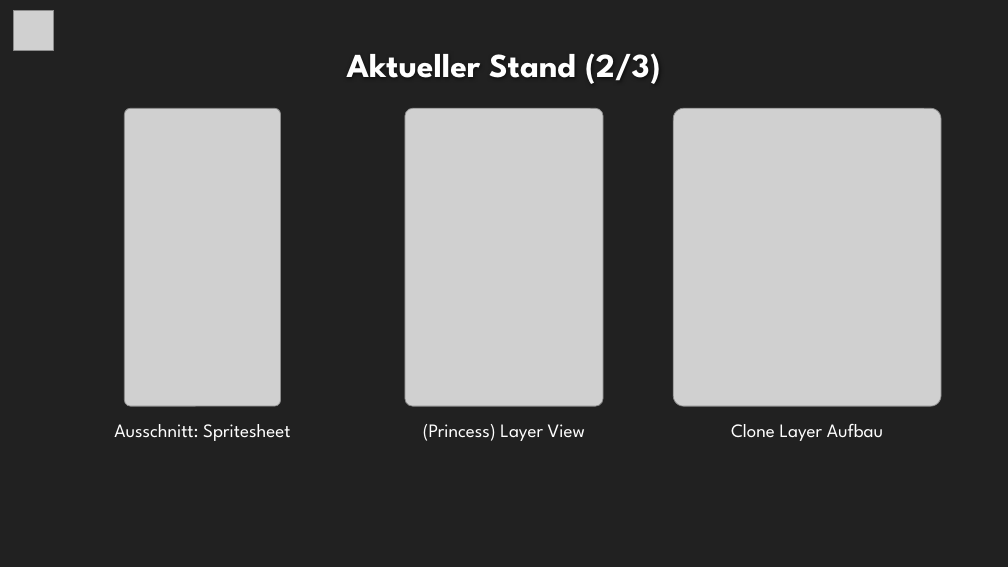
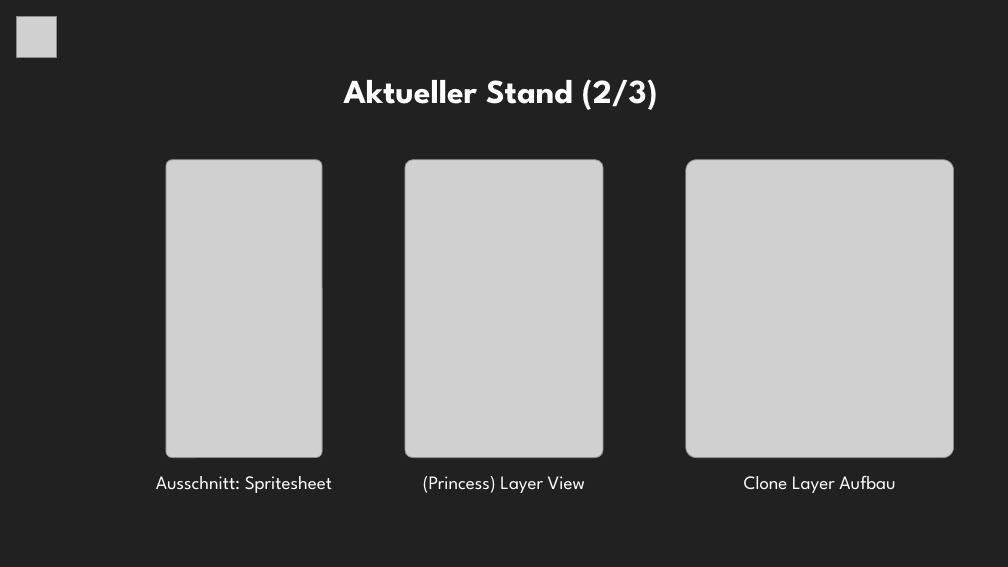
Before and after one commit to EmKaCe/DoctorWhy, a slide deck: slide 14 of Information/Präsentation.pptx. Drawn at 1008x567 pixels with LibreOffice and Linux fonts; fonts in the diff are those of the drawing; grey boxes stand for pictures; background and template pictures are left out. Boxes give left, top, right and bottom in pixels: in the first picture for what was removed or moved away, otherwise in the second. Text is boxed around its words. In the diff, an @@ line names an element or a change of style, - is before the commit and + after.

```diff
--- a/Information/Präsentation.pptx
+++ b/Information/Präsentation.pptx
@@ picture: place and size @@
-picture at bbox=[14, 10, 54, 50]
+picture at bbox=[17, 17, 57, 57]
@@ text "Aktueller Stand (2/3)": place and size @@
-text "Aktueller Stand (2/3)" at bbox=[347, 53, 661, 84]
+text "Aktueller Stand (2/3)" at bbox=[344, 79, 658, 110]
@@ picture: place and size @@
-picture at bbox=[125, 108, 281, 406]
+picture at bbox=[166, 160, 322, 457]
@@ picture: place and size @@
-picture at bbox=[405, 108, 603, 406]
+picture at bbox=[405, 160, 603, 457]
@@ picture: place and size @@
-picture at bbox=[674, 108, 941, 406]
+picture at bbox=[686, 160, 954, 457]
@@ text "Ausschnitt: Spritesheet": place and size @@
-text "Ausschnitt: Spritesheet" at bbox=[114, 424, 290, 441]
+text "Ausschnitt: Spritesheet" at bbox=[156, 476, 332, 493]
@@ text "(Princess) Layer View": place and size @@
-text "(Princess) Layer View" at bbox=[423, 424, 585, 441]
+text "(Princess) Layer View" at bbox=[423, 476, 585, 493]
@@ text "Clone Layer Aufbau": place and size @@
-text "Clone Layer Aufbau" at bbox=[731, 424, 883, 441]
+text "Clone Layer Aufbau" at bbox=[744, 476, 895, 493]
```
Also in this commit, not shown: 8 other slides changed.
